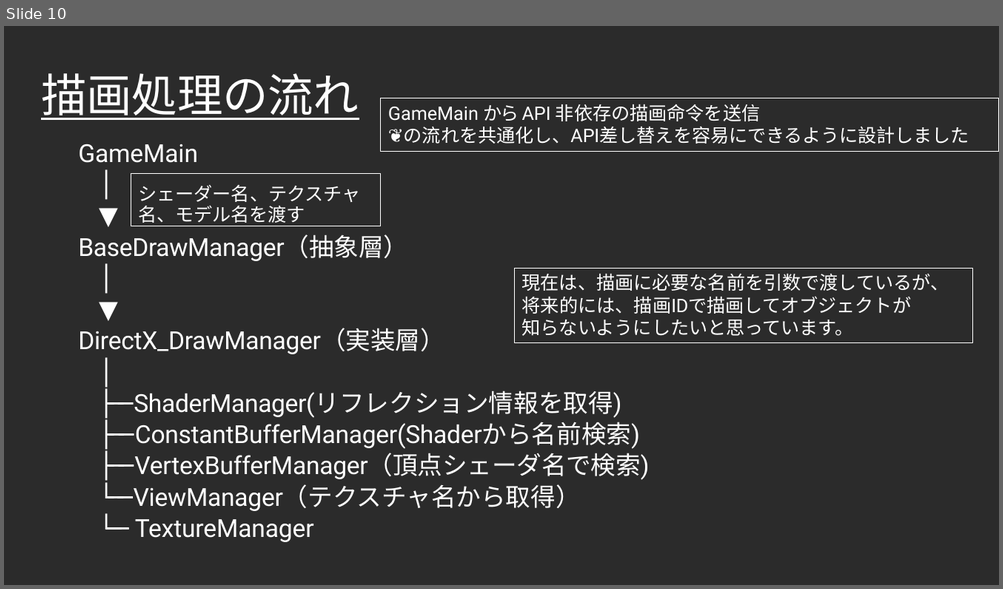
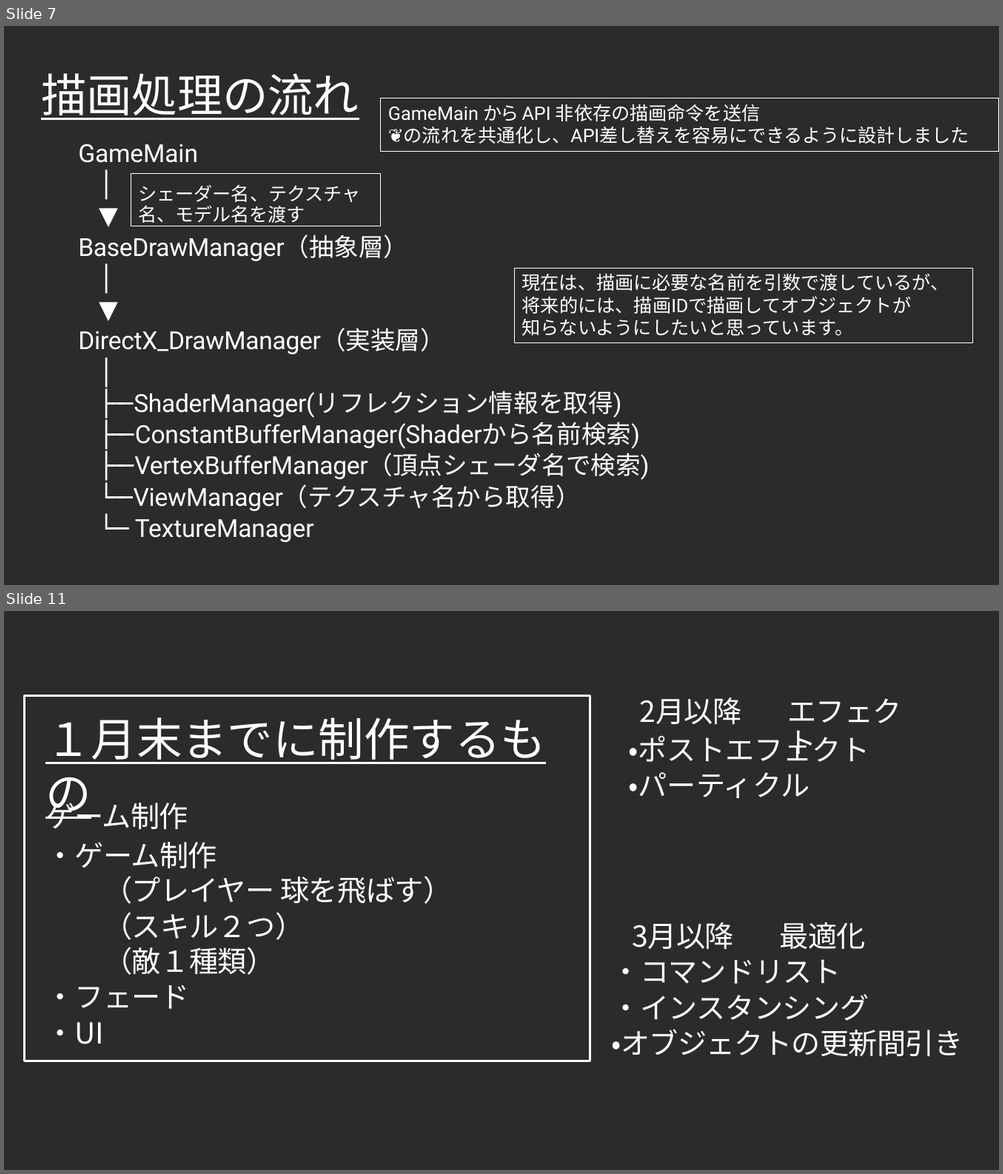
Before and after one commit to Takeshi0106/Action_Game, a slide deck: 作品詳細アピール.pptx. Shown one above the other, each under a label of ours: slide 10 before the commit, slides 7 and 11 after it; the slides between them are not shown. The pictures are 1003x589 and 1003x1174 pixels, drawn with LibreOffice and Linux fonts; fonts in the diff are those of the drawing; background and template pictures are left out; a plain dark background stands for a picture behind light text. Boxes give left, top, right and bottom in pixels: in the first picture for what was removed or moved away, otherwise in the second. Text is boxed around its words. In the diff, an @@ line names an element or a change of style, - is before the commit and + after.

Commit message:
アピールポイント更新

```diff
--- a/作品詳細アピール.pptx
+++ b/作品詳細アピール.pptx
@@ slide 11 added at [4, 611, 999, 1170], background picture (left out) @@
@@ rectangle added at [24, 696, 589, 1062], outline #FFFFFF 2 pt @@
@@ text added at [640, 698, 742, 724], 28 pt, text #FFFFFF @@
+2月以降
@@ text added at [787, 698, 902, 761], 28 pt, text #FFFFFF @@
+エフェクト
@@ title added at [44, 709, 577, 766], 44 pt, text #FFFFFF, underline @@
+１月末までに制作するもの
@@ text added at [629, 731, 870, 798], 28 pt, text #FFFFFF @@
+・ポストエフェクト
+・パーティクル
@@ text added at [46, 797, 188, 829], 28 pt, text #FFFFFF @@
+ゲーム制作
@@ text added at [46, 842, 452, 1045], 28 pt, text #FFFFFF @@
+・ゲーム制作
+（プレイヤー 球を飛ばす）
+（スキル２つ）
+（敵１種類）
+・フェード
+・UI
@@ text added at [632, 923, 734, 949], 28 pt, text #FFFFFF @@
+3月以降
@@ text added at [779, 923, 865, 949], 28 pt, text #FFFFFF @@
+最適化
@@ text added at [612, 960, 963, 1056], 28 pt, text #FFFFFF @@
+・コマンドリスト
+・インスタンシング
+・オブジェクトの更新間引き
@@ what was slide 10 is now slide 7 @@
```
Also in this commit, not shown: 3 slides changed, 2 other slides added, 5 slides removed, 1 other file.
